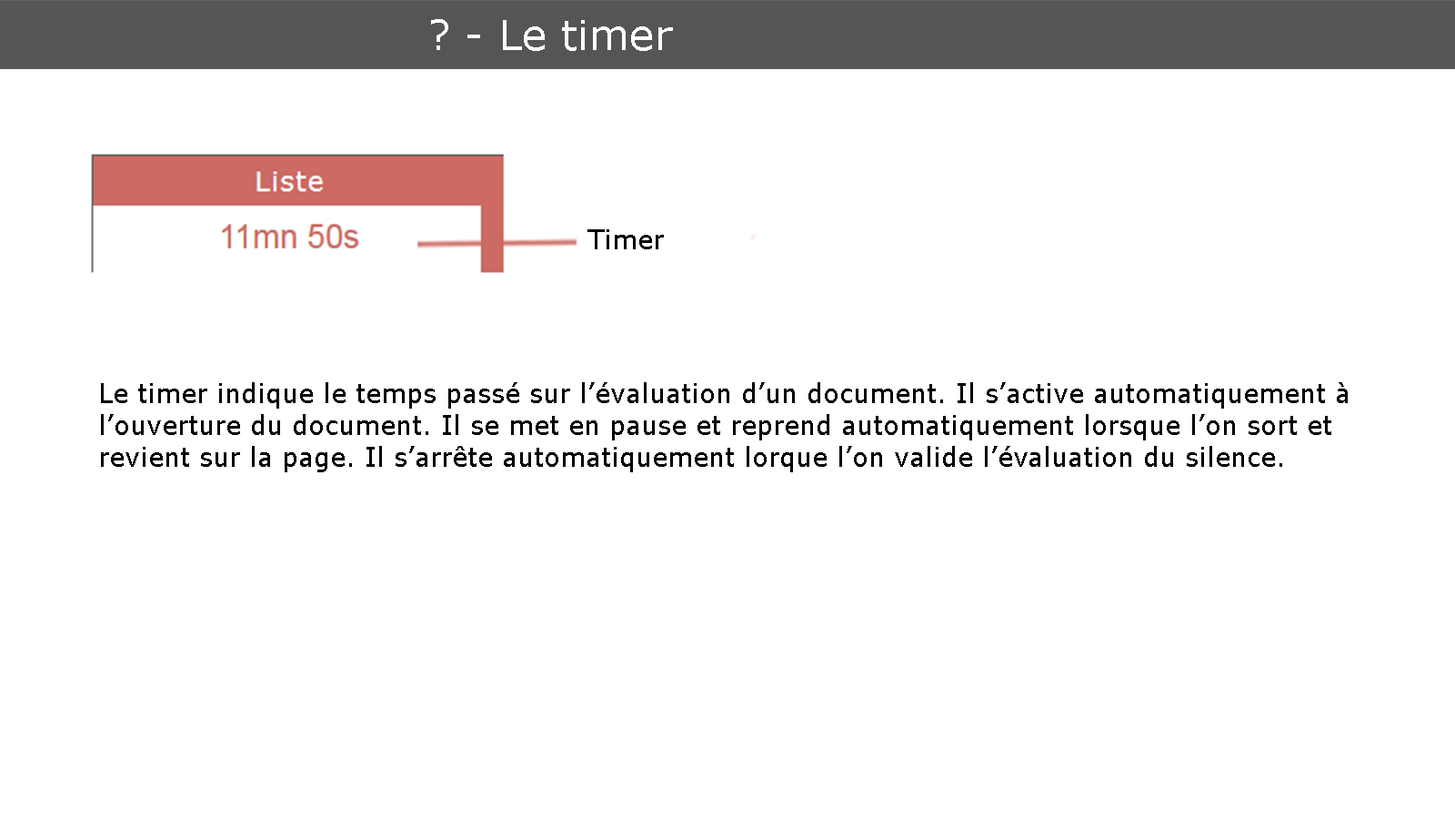
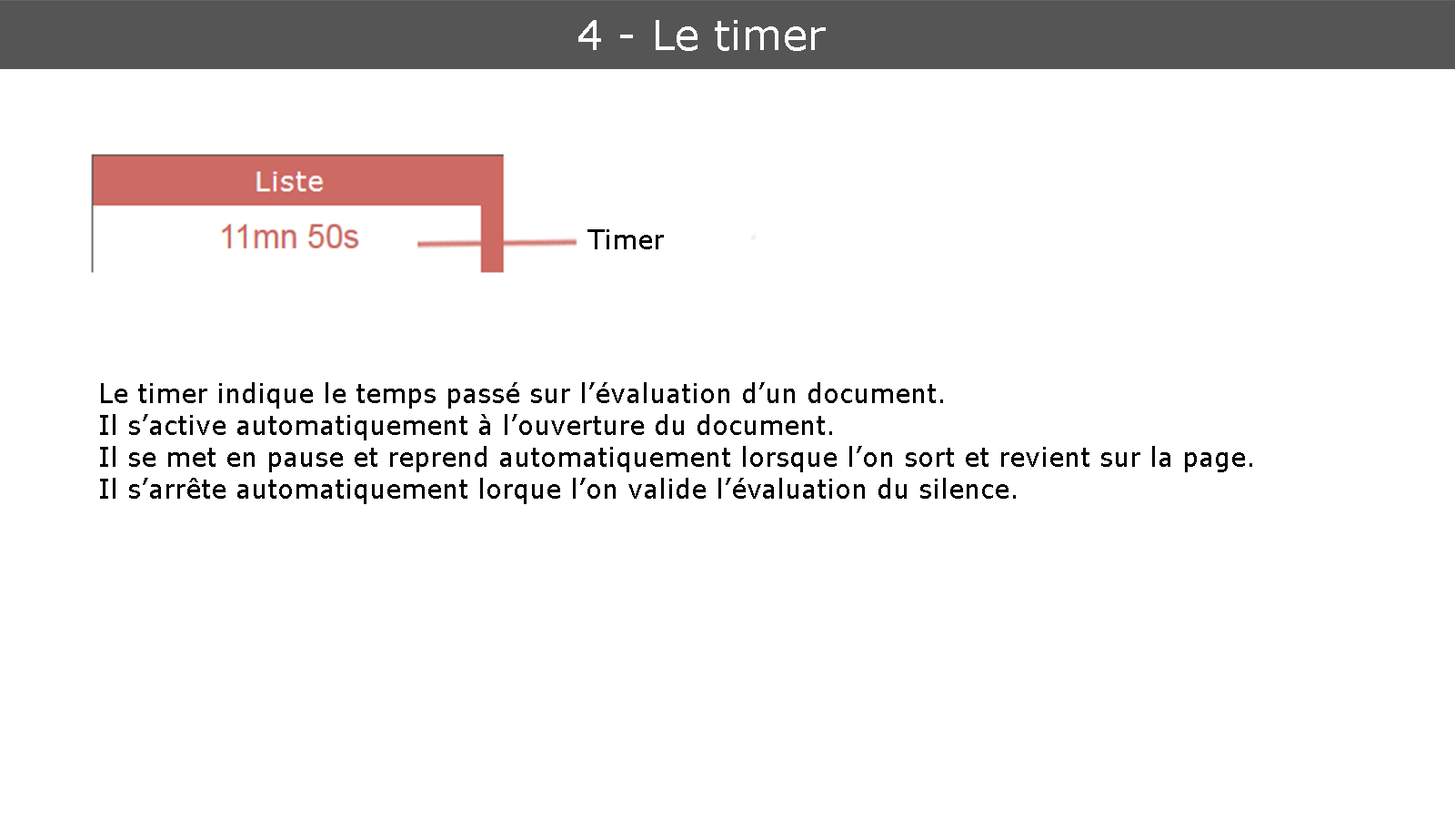
Two versions of the same layered image (1455x819). Layer-by-layer changes:
painted on "Le timer indique le temps passé sur l’évaluation d’un document." over [left=100, top=382, right=1349, bottom=504]
renamed "? - Le timer" to "4 - Le timer", painted on it over [left=431, top=19, right=826, bottom=51]
